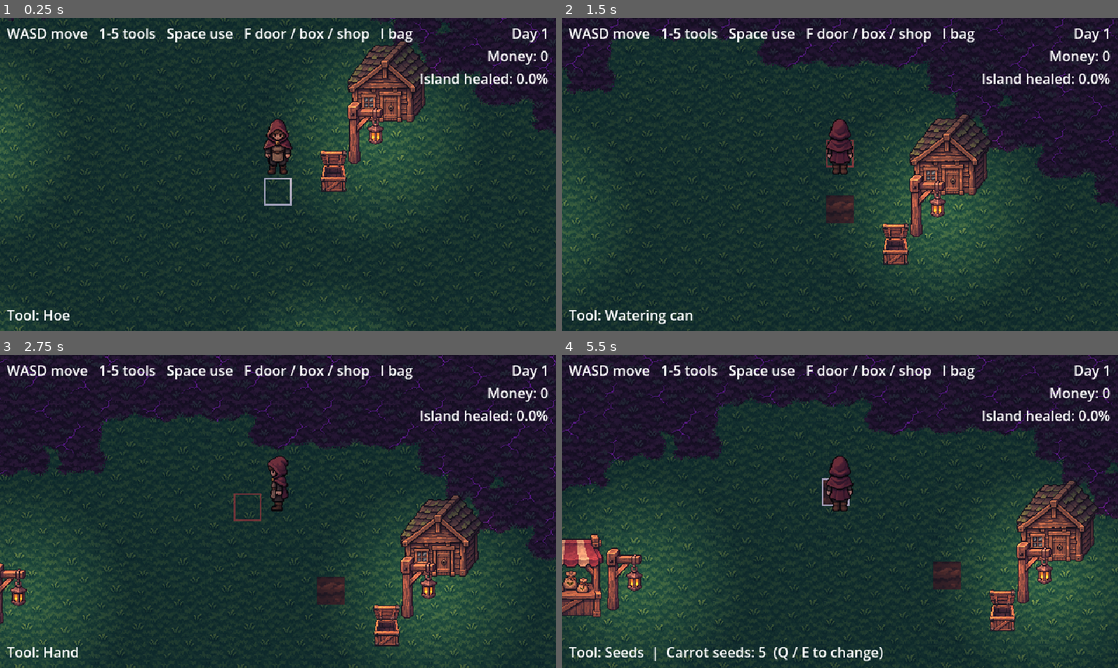
Above: before the commit, frames 1-4 (two rows, left to right).
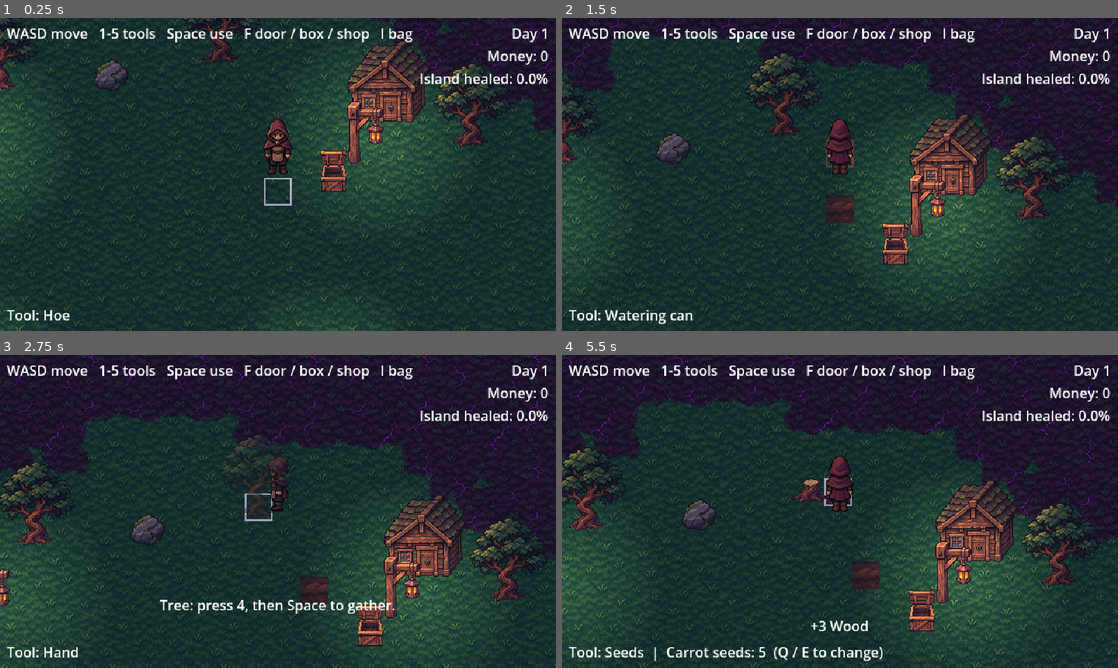
Above: after the commit, the same moments.

Repository: sudo0x/GameDevelopments
Game: Godot game, scene res://scenes/main/main.tscn
The game is run twice, just before and just after one commit, with the same random seed, the same clock (stepped at 60 frames per second) and the same inputs.
Inputs (mouse positions are in pixels of both pictures, inside the frame that each line leads up to):
- Up to frame 1 (0.25 s): no input
- Up to frame 2 (1.5 s): tap Enter at 0.5 s; move the mouse to (812, 237) at 0.52 s; hold W (move_up) from 0.53 s (still down); tap 1 (tool_1) at 0.6 s; click (812, 237) at 0.67 s; tap 2 (tool_2) at 0.8, 1.35 s; move the mouse to (1006, 221) at 1.27 s
- Up to frame 3 (2.75 s): tap 3 (tool_3) at 1.55, 2.1 s; move the mouse to (111, 464) at 2.02 s; release W (move_up) at 2.03 s; hold A (move_left) from 2.03 s (still down); tap 4 (tool_4) at 2.3 s
- Up to frame 4 (5.5 s): move the mouse to (867, 511) at 2.77 s; tap 4 (tool_4) at 2.85 s; click (867, 511) at 2.92 s; tap Space (use_tool) at 3.05 s; move the mouse to (756, 433) at 3.52 s; release A (move_left) at 3.53 s; hold S (move_down) 3.53-4.28 s; hold Space (use_tool) 3.53-4.28 s; tap 1 (tool_1) at 3.8 s; tap I (inventory) at 4.15 s; move the mouse to (962, 495) at 4.27 s; hold D (move_right) 4.28-5.03 s; tap F (interact) at 4.35 s; tap 2 (tool_2) at 4.55 s; tap Escape (ui_cancel) at 4.9 s; move the mouse to (728, 527) at 5.02 s; hold W (move_up) from 5.03 s (still down); hold E (seed_next) from 5.03 s (still down); click (728, 527) at 5.17 s; tap 3 (tool_3) at 5.3 s

The runs differ from the first frame. In frame 1, 2.9% of the frame differs, in the area x 0-92%, y 0-42%; in frame 2, 3.7%; in frame 3, 18%; in frame 4, 30%, in the area x 0-100%, y 0-100%.

Commit message:
Add Layer 3 step 3: trees and rocks
The hand tool gathers wood and stone from trees and rocks, placed from
data and sharing one scene. Ones on cursed land appear when it heals,
and a tree fades while the player is behind it. pixelize gains
--single for art made of separate pieces.

Co-Authored-By: Claude Opus 5.5 <noreply@anthropic.com>

Diff:
--- /dev/null
+++ b/data/gather/rock.tres
@@ -0,0 +1,16 @@
+[gd_resource type="Resource" script_class="GatherData" format=3]
+
+[ext_resource type="Script" path="res://scripts/farm/gather_data.gd" id="1_data"]
+[ext_resource type="Resource" path="res://data/materials/stone.tres" id="2_material"]
+[ext_resource type="Texture2D" path="res://assets/objects/rock.png" id="3_whole"]
+[ext_resource type="Texture2D" path="res://assets/objects/rock_rubble.png" id="4_remains"]
+
+[resource]
+script = ExtResource("1_data")
+display_name = "Rock"
+material = ExtResource("2_material")
+amount = 2
+hits = 3
+whole_texture = ExtResource("3_whole")
+remains_texture = ExtResource("4_remains")
+remains_solid = false
--- /dev/null
+++ b/data/gather/spots.tres
@@ -0,0 +1,85 @@
+[gd_resource type="Resource" script_class="GatherSpotTable" format=3]
+
+[ext_resource type="Script" path="res://scripts/farm/gather_spot_table.gd" id="1_table"]
+[ext_resource type="Script" path="res://scripts/farm/gather_spot.gd" id="2_spot"]
+[ext_resource type="Resource" path="res://data/gather/tree.tres" id="tree"]
+[ext_resource type="Resource" path="res://data/gather/rock.tres" id="rock"]
+
+[sub_resource type="Resource" id="spot_1"]
+script = ExtResource("2_spot")
+cell = Vector2i(8, 16)
+data = ExtResource("tree")
+
+[sub_resource type="Resource" id="spot_2"]
+script = ExtResource("2_spot")
+cell = Vector2i(27, 20)
+data = ExtResource("tree")
+
+[sub_resource type="Resource" id="spot_3"]
+script = ExtResource("2_spot")
+cell = Vector2i(31, 9)
+data = ExtResource("tree")
+
+[sub_resource type="Resource" id="spot_4"]
+script = ExtResource("2_spot")
+cell = Vector2i(22, 6)
+data = ExtResource("tree")
+
+[sub_resource type="Resource" id="spot_5"]
+script = ExtResource("2_spot")
+cell = Vector2i(14, 7)
+data = ExtResource("tree")
+
+[sub_resource type="Resource" id="spot_6"]
+script = ExtResource("2_spot")
+cell = Vector2i(44, 12)
+data = ExtResource("tree")
+
+[sub_resource type="Resource" id="spot_7"]
+script = ExtResource("2_spot")
+cell = Vector2i(49, 15)
+data = ExtResource("tree")
+
+[sub_resource type="Resource" id="spot_8"]
+script = ExtResource("2_spot")
+cell = Vector2i(60, 10)
+data = ExtResource("tree")
+
+[sub_resource type="Resource" id="spot_9"]
+script = ExtResource("2_spot")
+cell = Vector2i(66, 7)
+data = ExtResource("tree")
+
+[sub_resource type="Resource" id="spot_10"]
+script = ExtResource("2_spot")
+cell = Vector2i(13, 20)
+data = ExtResource("rock")
+
+[sub_resource type="Resource" id="spot_11"]
+script = ExtResource("2_spot")
+cell = Vector2i(30, 17)
+data = ExtResource("rock")
+
+[sub_resource type="Resource" id="spot_12"]
+script = ExtResource("2_spot")
+cell = Vector2i(18, 7)
+data = ExtResource("rock")
+
+[sub_resource type="Resource" id="spot_13"]
+script = ExtResource("2_spot")
+cell = Vector2i(40, 7)
+data = ExtResource("rock")
+
+[sub_resource type="Resource" id="spot_14"]
+script = ExtResource("2_spot")
+cell = Vector2i(52, 20)
+data = ExtResource("rock")
+
+[sub_resource type="Resource" id="spot_15"]
+script = ExtResource("2_spot")
+cell = Vector2i(62, 14)
+data = ExtResource("rock")
+
+[resource]
+script = ExtResource("1_table")
+spots = Array[ExtResource("2_spot")]([SubResource("spot_1"), SubResource("spot_2"), SubResource("spot_3"), SubResource("spot_4"), SubResource("spot_5"), SubResource("spot_6"), SubResource("spot_7"), SubResource("spot_8"), SubResource("spot_9"), SubResource("spot_10"), SubResource("spot_11"), SubResource("spot_12"), SubResource("spot_13"), SubResource("spot_14"), SubResource("spot_15")])
--- /dev/null
+++ b/data/gather/tree.tres
@@ -0,0 +1,16 @@
+[gd_resource type="Resource" script_class="GatherData" format=3]
+
+[ext_resource type="Script" path="res://scripts/farm/gather_data.gd" id="1_data"]
+[ext_resource type="Resource" path="res://data/materials/wood.tres" id="2_material"]
+[ext_resource type="Texture2D" path="res://assets/objects/tree.png" id="3_whole"]
+[ext_resource type="Texture2D" path="res://assets/objects/tree_stump.png" id="4_remains"]
+
+[resource]
+script = ExtResource("1_data")
+display_name = "Tree"
+material = ExtResource("2_material")
+amount = 3
+hits = 3
+whole_texture = ExtResource("3_whole")
+remains_texture = ExtResource("4_remains")
+remains_solid = true
--- /dev/null
+++ b/scenes/farm/gatherable.tscn
@@ -0,0 +1,15 @@
+[gd_scene format=3]
+
+[ext_resource type="Script" path="res://scripts/farm/gatherable.gd" id="1_script"]
+
+[sub_resource type="RectangleShape2D" id="Shape_base"]
+size = Vector2(24, 12)
+
+[node name="Gatherable" type="StaticBody2D"]
+script = ExtResource("1_script")
+
+[node name="Sprite2D" type="Sprite2D" parent="."]
+
+[node name="Shape" type="CollisionShape2D" parent="."]
+position = Vector2(0, -6)
+shape = SubResource("Shape_base")
--- a/scenes/main/main.tscn
+++ b/scenes/main/main.tscn
@@ -12,6 +12,7 @@
 [ext_resource type="PackedScene" path="res://scenes/farm/shrine.tscn" id="shrine_scene"]
 [ext_resource type="Script" path="res://scripts/farm/curse_edges.gd" id="edges_script"]
 [ext_resource type="Script" path="res://scripts/farm/healing.gd" id="healing_script"]
+[ext_resource type="Script" path="res://scripts/farm/gathering.gd" id="gathering_script"]
 [ext_resource type="PackedScene" path="res://scenes/ui/shop_menu.tscn" id="shop_menu_scene"]
 [ext_resource type="PackedScene" path="res://scenes/ui/bag_menu.tscn" id="bag_menu_scene"]
 [ext_resource type="PackedScene" path="res://scenes/farm/house.tscn" id="7_house"]
@@ -39,6 +40,9 @@
 ground_path = NodePath("../Ground")
 curse_edges_path = NodePath("../CurseEdges")
 shrine_path = NodePath("../../World/Shrine")
+
+[node name="Gathering" type="Node" parent="Farm" unique_id=1610372845]
+script = ExtResource("gathering_script")
 
 [node name="Mood" type="CanvasModulate" parent="." unique_id=1918340275]
 color = Color(0.72, 0.7, 0.82, 1)
--- a/scripts/farm/farm.gd
+++ b/scripts/farm/farm.gd
@@ -35,6 +35,7 @@
 @onready var ground: TileMapLayer = $Ground
 @onready var soil: TileMapLayer = $Soil
 @onready var healing: Healing = $Healing
+@onready var gathering: Gathering = $Gathering
 @onready var highlight: TileHighlight = $Highlight
 @onready var player: Player = get_node(player_path)
 @onready var crops_parent: Node2D = get_node(crops_parent_path)
@@ -47,6 +48,7 @@
 	_cell_query.shape = shape
 	_cell_query.exclude = [player.get_rid()]
 	player.tool_used.connect(_on_tool_used)
+	healing.land_healed.connect(gathering.reveal)
 	GameState.day_ended.connect(_on_day_ended)
 	_limit_camera()
 	_restore(GameState.farm_state)
@@ -91,7 +93,7 @@
 		Player.Tool.SEEDS:
 			return is_tilled(cell) and not crops.has(cell) and GameState.seed_count(player.selected_seed()) > 0
 		Player.Tool.HAND:
-			return crops.has(cell) and crops[cell].is_ripe()
+			return (crops.has(cell) and crops[cell].is_ripe()) or gathering.can_hit(cell)
 		Player.Tool.HOLY_WATER:
 			return GameState.holy_water > 0 and not healing.cleansable_cells(cell).is_empty()
 	return false
@@ -120,7 +122,7 @@
 
 
 func _update_target_status() -> void:
-	var status := crop_status(target_cell)
+	var status := crop_status(target_cell) if crops.has(target_cell) else gathering.status(target_cell)
 	if status != _target_status:
 		_target_status = status
 		target_status_changed.emit(status)
@@ -169,7 +171,10 @@
 		Player.Tool.SEEDS:
 			plant(target_cell, player.selected_seed())
 		Player.Tool.HAND:
-			harvest(target_cell)
+			if crops.has(target_cell):
+				harvest(target_cell)
+			else:
+				gathering.hit(target_cell)
 		Player.Tool.HOLY_WATER:
 			healing.cleanse(target_cell)
 
@@ -199,6 +204,7 @@
 
 func _restore(state: Dictionary) -> void:
 	healing.restore(state.get("cleansed", []), state.get("shrine", false))
+	gathering.populate(ground, crops_parent, player)
 	for cell: Vector2i in state.get("tilled", []):
 		till(cell)
 	for saved: Dictionary in state.get("crops", []):
--- /dev/null
+++ b/scripts/farm/gather_data.gd
@@ -0,0 +1,14 @@
+class_name GatherData
+extends Resource
+## One kind of gatherable object (tree, rock). Instances live in data/gather/.
+
+@export var display_name: String
+@export var material: MaterialData
+@export var amount: int = 1
+## Hits with the hand tool before it gives its material.
+@export var hits: int = 3
+@export var whole_texture: Texture2D
+## What's left after gathering.
+@export var remains_texture: Texture2D
+## Whether what's left still blocks walking: a stump does, rubble doesn't.
+@export var remains_solid: bool = true
--- /dev/null
+++ b/scripts/farm/gather_spot.gd
@@ -0,0 +1,6 @@
+class_name GatherSpot
+extends Resource
+## One gatherable object on the map.
+
+@export var cell: Vector2i
+@export var data: GatherData
--- /dev/null
+++ b/scripts/farm/gather_spot_table.gd
@@ -0,0 +1,5 @@
+class_name GatherSpotTable
+extends Resource
+## Every gatherable object on the map. The one instance is data/gather/spots.tres.
+
+@export var spots: Array[GatherSpot] = []
--- /dev/null
+++ b/scripts/farm/gatherable.gd
@@ -0,0 +1,66 @@
+class_name Gatherable
+extends StaticBody2D
+## A tree or rock. Hit it with the hand tool to gather its material; what's left stays behind.
+## The origin is at its base, for Y-sorting.
+
+var data: GatherData
+var hits_left := 0
+var gathered := false
+## Hidden until the cursed land under it heals.
+var revealed := true
+
+const SEE_THROUGH_ALPHA := 0.5
+
+var _shake: Tween
+
+@onready var sprite: Sprite2D = $Sprite2D
+@onready var shape: CollisionShape2D = $Shape
+
+
+func _ready() -> void:
+	hits_left = data.hits
+	_update_look()
+
+
+func set_revealed(value: bool) -> void:
+	revealed = value
+	_update_look()
+
+
+## Fades the art while the player is behind it, so they don't vanish behind a tree.
+func update_see_through(player_feet: Vector2) -> void:
+	var size := sprite.texture.get_size()
+	var art := Rect2(global_position - Vector2(size.x / 2.0, size.y), size)
+	sprite.modulate.a = SEE_THROUGH_ALPHA if art.has_point(player_feet) else 1.0
+
+
+## Returns true on the hit that finishes it.
+func hit() -> bool:
+	hits_left -= 1
+	_play_shake()
+	if hits_left > 0:
+		return false
+	gathered = true
+	_update_look()
+	return true
+
+
+func _update_look() -> void:
+	# Can be called before _ready: Farm sets this up while World is still loading.
+	if not is_node_ready():
+		return
+	sprite.texture = data.remains_texture if gathered else data.whole_texture
+	# Bottom of the art at the base, whatever its size.
+	sprite.offset = Vector2(0, -sprite.texture.get_height() / 2.0)
+	visible = revealed
+	shape.set_deferred("disabled", not revealed or (gathered and not data.remains_solid))
+
+
+func _play_shake() -> void:
+	if _shake:
+		_shake.kill()
+	sprite.position.x = 0.0
+	_shake = create_tween()
+	_shake.tween_property(sprite, "position:x", 2.0, 0.04)
+	_shake.tween_property(sprite, "position:x", -2.0, 0.08)
+	_shake.tween_property(sprite, "position:x", 0.0, 0.04)
--- /dev/null
+++ b/scripts/farm/gathering.gd
@@ -0,0 +1,54 @@
+class_name Gathering
+extends Node
+## Places the trees and rocks and handles hitting them. Ones on cursed land stay hidden
+## until that land heals, so healing is how the player finds more materials.
+
+const SPOT_TABLE: GatherSpotTable = preload("res://data/gather/spots.tres")
+const GATHERABLE_SCENE := preload("res://scenes/farm/gatherable.tscn")
+
+## Objects by the cell they stand on.
+var spots: Dictionary[Vector2i, Gatherable] = {}
+
+var _player: Node2D
+
+
+func _physics_process(_delta: float) -> void:
+	for cell in spots:
+		spots[cell].update_see_through(_player.global_position)
+
+
+## Call after healed land is restored, so the right ones start revealed.
+func populate(ground: TileMapLayer, parent: Node2D, player: Node2D) -> void:
+	_player = player
+	for spot in SPOT_TABLE.spots:
+		var gatherable: Gatherable = GATHERABLE_SCENE.instantiate()
+		gatherable.data = spot.data
+		gatherable.position = parent.to_local(ground.to_global(ground.map_to_local(spot.cell))) + Vector2(0, 12)
+		parent.add_child(gatherable)
+		gatherable.set_revealed(ground.get_cell_source_id(spot.cell) != Farm.Source.CURSED)
+		spots[spot.cell] = gatherable
+
+
+func reveal(cells: Array[Vector2i]) -> void:
+	for cell in cells:
+		if spots.has(cell):
+			spots[cell].set_revealed(true)
+
+
+func can_hit(cell: Vector2i) -> bool:
+	return spots.has(cell) and spots[cell].revealed and not spots[cell].gathered
+
+
+func hit(cell: Vector2i) -> void:
+	var gatherable := spots[cell]
+	if gatherable.hit():
+		var data := gatherable.data
+		GameState.add_material(data.material, data.amount)
+		GameState.notice.emit("+%d %s" % [data.amount, data.material.display_name])
+
+
+## Text for the HUD when the player faces this cell, or empty if there's nothing to gather.
+func status(cell: Vector2i) -> String:
+	if not can_hit(cell):
+		return ""
+	return "%s: press 4, then Space to gather." % spots[cell].data.display_name
--- a/scripts/farm/healing.gd
+++ b/scripts/farm/healing.gd
@@ -2,6 +2,9 @@
 extends Node2D
 ## Everything about healing cursed land: which cells can heal, holy water, the shrine,
 ## buried finds and the progress score. Glimmers and effects are drawn as children of this node.
+
+## Land just healed by the player, not land restored from a save.
+signal land_healed(cells: Array[Vector2i])
 
 const FIND_TABLE: BuriedFindTable = preload("res://data/buried_finds.tres")
 const CLEANSE_EFFECT_SCENE := preload("res://scenes/farm/cleanse_effect.tscn")
@@ -76,6 +79,7 @@
 	effect.play(cells, center, ground)
 	curse_edges.refresh(ground)
 	_report_progress()
+	land_healed.emit(cells)
 
 
 func _on_shrine_activated() -> void:
--- /dev/null
+++ b/tests/test_gathering.gd
@@ -0,0 +1,141 @@
+extends SceneTree
+## Trees and rocks: hitting them by key, what they leave, and healing to reveal them.
+var fails := 0
+
+
+func check(name: String, ok: bool) -> void:
+	print(("PASS " if ok else "FAIL ") + name)
+	if not ok:
+		fails += 1
+
+
+func press(action: String) -> void:
+	var e := InputEventAction.new()
+	e.action = action
+	e.pressed = true
+	Input.parse_input_event(e)
+	Input.flush_buffered_events()
+	await physics_frame
+	var r := InputEventAction.new()
+	r.action = action
+	r.pressed = false
+	Input.parse_input_event(r)
+	Input.flush_buffered_events()
+	await physics_frame
+
+
+func stand_left_of(player: Node, g: TileMapLayer, cell: Vector2i) -> void:
+	player.global_position = g.to_global(g.map_to_local(cell + Vector2i(-1, 0))) + Vector2(0, 8)
+	player.facing = 3
+	for i in 5:
+		await physics_frame
+
+
+func _initialize() -> void:
+	_run()
+
+
+func _run() -> void:
+	var gs: Node = root.get_node("GameState")
+	var main: Node = load("res://scenes/main/main.tscn").instantiate()
+	root.add_child(main)
+	await process_frame
+	for i in 3:
+		await physics_frame
+	var farm: Node = main.get_node("Farm")
+	var g: TileMapLayer = farm.ground
+	var hud: Node = main.get_node("HUD")
+	var player: Node = main.get_node("World/Player")
+	var gather: Node = farm.gathering
+	var wood = gs.MATERIALS[0]
+	var stone = gs.MATERIALS[1]
+
+	# Every spot is placed sensibly.
+	check("15 spots", gather.spots.size() == 15)
+	var shore := 0
+	var cursed := 0
+	var on_finds := false
+	for cell: Vector2i in gather.spots:
+		var spot: Node2D = gather.spots[cell]
+		check("spot %s revealed only on clean land" % str(cell), spot.revealed == (g.get_cell_source_id(cell) == 0))
+		check("spot %s is in the y-sorted World" % str(cell), spot.get_parent().name == "World")
+		on_finds = on_finds or farm.healing.finds.has(cell)
+		if spot.revealed:
+			shore += 1
+		else:
+			cursed += 1
+	check("some to gather from the start", shore == 8)
+	check("some hidden in the curse", cursed == 7)
+	check("none on a buried find", not on_finds)
+
+	# Chop a tree, by key.
+	var tree_cell := Vector2i(22, 6)
+	await stand_left_of(player, g, tree_cell)
+	check("facing the tree", farm.target_cell == tree_cell)
+	check("status names it", hud.crop_status_label.text == "Tree: press 4, then Space to gather.")
+	await press("tool_1")
+	await press("use_tool")
+	check("the hoe does nothing to a tree", gather.spots[tree_cell].hits_left == 3 and not farm.is_tilled(tree_cell))
+	await press("tool_4")
+	await press("use_tool")
+	await press("use_tool")
+	check("no wood yet", gs.material_count(wood) == 0 and gather.spots[tree_cell].hits_left == 1)
+	await press("use_tool")
+	check("3 wood", gs.material_count(wood) == 3)
+	check("notice", hud.notice_label.text == "+3 Wood")
+	var tree: Node2D = gather.spots[tree_cell]
+	check("stump now", tree.gathered and tree.sprite.texture == tree.data.remains_texture)
+	await press("use_tool")
+	check("stump gives nothing", gs.material_count(wood) == 3)
+	await physics_frame
+	await physics_frame
+	check("status gone", hud.crop_status_label.text == "")
+	check("can't till a stump", not farm.can_use(0, tree_cell))
+	Input.action_press("move_right")
+	for i in 60:
+		await physics_frame
+	Input.action_release("move_right")
+	check("stump still blocks", player.global_position.x < tree.global_position.x)
+
+	# Rocks leave rubble you can walk over.
+	var rock_cell := Vector2i(18, 7)
+	await stand_left_of(player, g, rock_cell)
+	await press("use_tool")
+	await press("use_tool")
+	await press("use_tool")
+	check("2 stone", gs.material_count(stone) == 2)
+	var rock: Node2D = gather.spots[rock_cell]
+	for i in 3:
+		await physics_frame
+	Input.action_press("move_right")
+	for i in 40:
+		await physics_frame
+	Input.action_release("move_right")
+	check("walks over rubble", player.global_position.x > rock.global_position.x)
+	check("rubble cell can be farmed", farm.can_use(0, rock_cell))
+
+	# A tree fades while the player is behind it, not in front of it.
+	var shade: Node2D = gather.spots[Vector2i(14, 7)]
+	player.global_position = shade.global_position + Vector2(20, -8)
+	for i in 3:
+		await physics_frame
+	check("see-through from behind", shade.sprite.modulate.a < 1.0)
+	player.global_position = shade.global_position + Vector2(20, 24)
+	for i in 3:
+		await physics_frame
+	check("solid again in front", shade.sprite.modulate.a == 1.0)
+
+	# Hidden until healed.
+	var hidden := Vector2i(44, 12)
+	var buried: Node2D = gather.spots[hidden]
+	check("hidden in the curse", not buried.visible and not gather.can_hit(hidden))
+	check("no status when hidden", gather.status(hidden) == "")
+	gs.holy_water = 3
+	farm.healing.cleanse(hidden)
+	await physics_frame
+	await physics_frame
+	check("healing reveals it", buried.revealed and buried.visible and gather.can_hit(hidden))
+	check("revealed tree is solid", not buried.shape.disabled)
+	check("can't till under it", not farm.can_use(0, hidden))
+	print("FAILS: %d" % fails)
+	quit(1 if fails > 0 else 0)
--- a/tools/pixelize.gd
+++ b/tools/pixelize.gd
@@ -11,6 +11,7 @@
 ##     --out assets/player/player_idle.png \
 ##     --height 64 --frame-w 48 --frame-h 64
 ##   Optional: --scale 9.70 (source pixels per art pixel) instead of fitting the tallest sprite to --height.
+##   Optional: --single true keeps everything as one sprite, for art made of separate pieces (rubble).
 
 func _init() -> void:
 	var args := _parse_args(OS.get_cmdline_user_args())
@@ -32,6 +33,8 @@
 		push_error("No sprites found")
 		quit(1)
 		return
+	if args.has("single"):
+		boxes = [_merged(boxes)]
 
 	# One scale for all sprites, so they keep the same pixel size.
 	# --scale forces an exact art pixel size, to match another sheet (e.g. walk frames to idle poses).
@@ -65,6 +68,13 @@
 	sheet.save_png(ProjectSettings.globalize_path("res://" + out_path))
 	print("saved ", out_path, " (", sheet.get_width(), "x", sheet.get_height(), ")")
 	quit()
+
+
+func _merged(boxes: Array[Rect2i]) -> Rect2i:
+	var all := boxes[0]
+	for box in boxes:
+		all = all.merge(box)
+	return all
 
 
 func _parse_args(raw: PackedStringArray) -> Dictionary:
Binary file added: art_source/objects/dark_green_tree_stump.png
Binary file added: art_source/objects/dark_green_twisted_tree.png
Binary file added: art_source/objects/rock.png
Binary file added: art_source/objects/rock_rubble.png
Binary file added: assets/objects/rock.png
Not shown, added: assets/objects/rock.png.import
Binary file added: assets/objects/rock_rubble.png
Not shown, added: assets/objects/rock_rubble.png.import
Binary file added: assets/objects/tree.png
Not shown, added: assets/objects/tree.png.import
Binary file added: assets/objects/tree_stump.png
Not shown, added: assets/objects/tree_stump.png.import
(and 8 more such lines)
